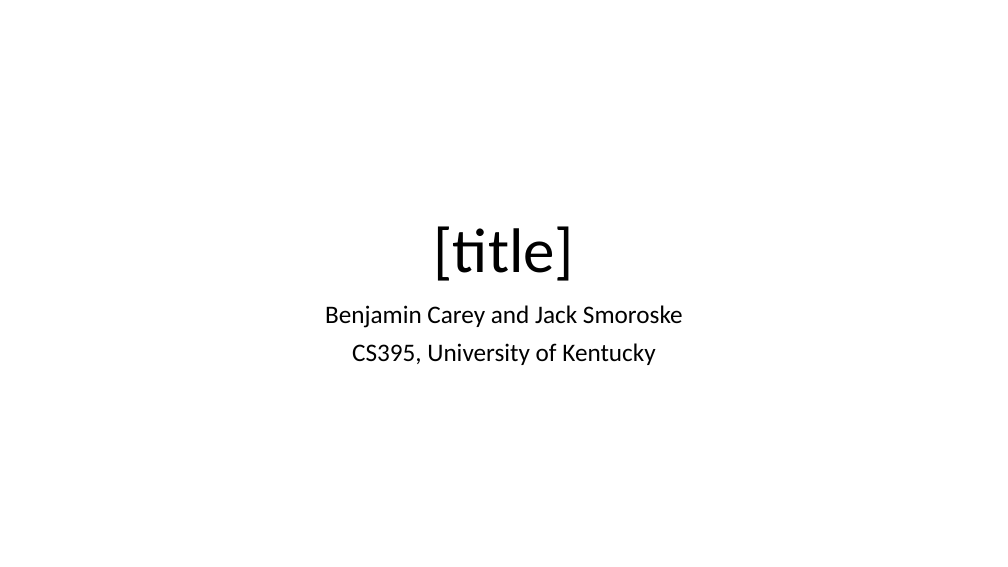
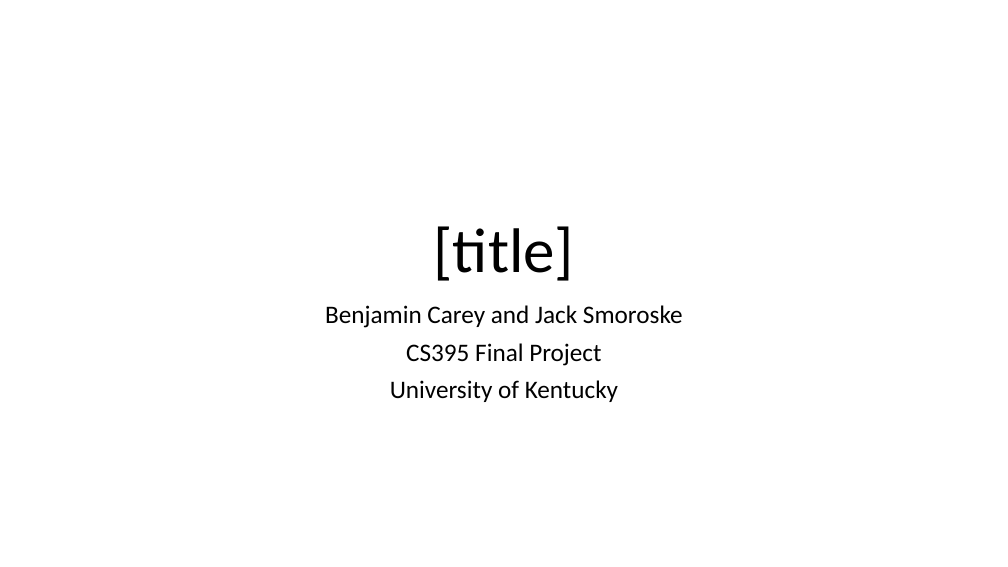
Before and after one commit to HilbertCurve/cs395-final-project, a slide deck: slide 1 of presentation.pptx. Drawn at 1008x567 pixels with LibreOffice and Linux fonts; fonts in the diff are those of the drawing. Boxes give left, top, right and bottom in pixels: in the first picture for what was removed or moved away, otherwise in the second. Text is boxed around its words. In the diff, an @@ line names an element or a change of style, - is before the commit and + after.

```diff
--- a/presentation.pptx
+++ b/presentation.pptx
@@ subtitle at (x1=390, y1=343, x2=618, y2=402): text changed @@
-CS395, University of Kentucky
+CS395 Final Project
+University of Kentucky
```
Also in this commit, not shown: 1 slide added, 1 slide removed.
